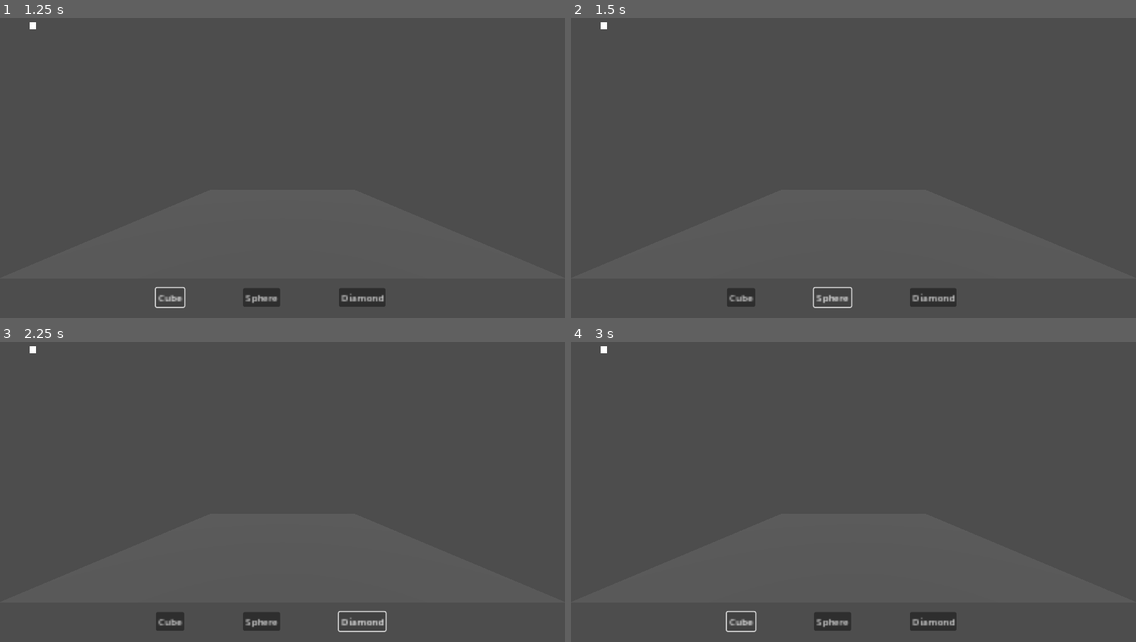
Above: before the commit, frames 1-4 (two rows, left to right).
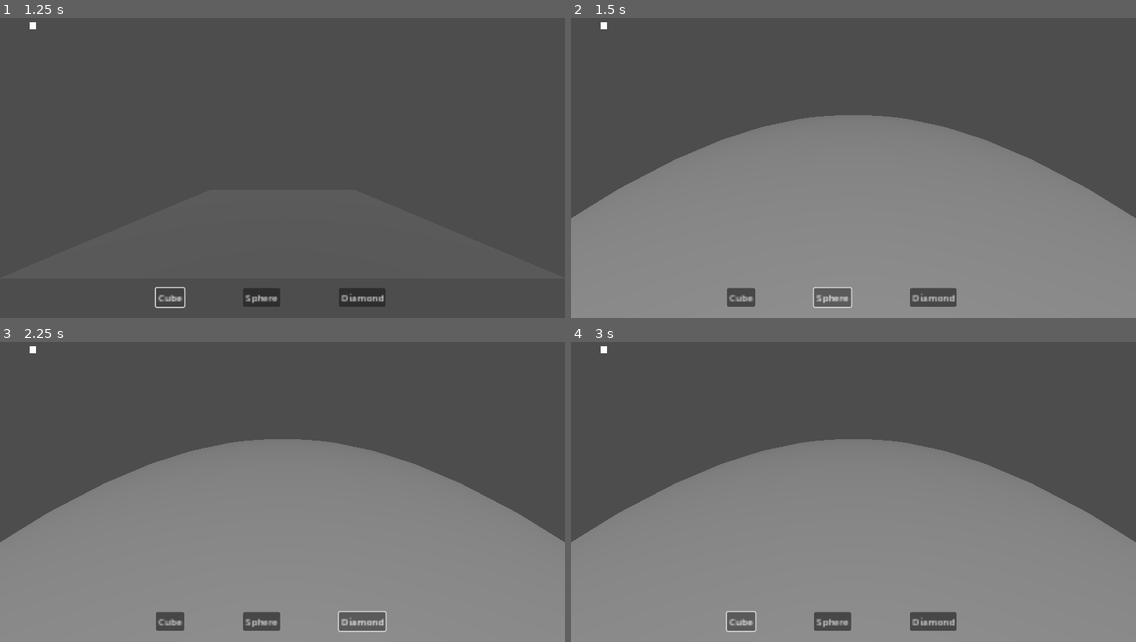
Above: after the commit, the same moments.

Repository: Vegito2367/HH25
Game: Godot game, scene res://Scenes/main.tscn
Same seed, same stepped clock (60 frames per second), same inputs: the game is played once before the commit and once after it. The project has no main scene, so this scene is started directly.
Inputs:
- Up to frame 1 (1.25 s): click "Cube" at 0.5 s
- Up to frame 2 (1.5 s): click "Sphere" at 1.25 s
- Up to frame 3 (2.25 s): click "Diamond" at 2 s
- Up to frame 4 (3 s): click "Cube" at 2.75 s

Frame 1 is identical in both runs. In frame 2, 55% of the frame differs, in the area x 0-100%, y 32-100%; in frame 3, 55%; in frame 4, 55%.

Commit message:
Saving Prog

Diff:
--- a/godothh25/hh25/Scenes/main.tscn
+++ b/godothh25/hh25/Scenes/main.tscn
@@ -6,7 +6,7 @@
 
 [sub_resource type="PlaneMesh" id="PlaneMesh_3a071"]
 
-[node name="Node3D" type="Node3D"]
+[node name="Scene" type="Node3D"]
 script = ExtResource("1_nt2sx")
 zDistance = 5.0
 
@@ -71,3 +71,9 @@
 [node name="MeshInstance3D" type="MeshInstance3D" parent="."]
 transform = Transform3D(1, 0, 0, 0, 1, 0, 0, 0, 1, 0, 0, -1.2781)
 mesh = SubResource("PlaneMesh_3a071")
+
+[node name="Parent" type="Node3D" parent="."]
+
+[connection signal="button_down" from="CanvasLayer/MarginContainer/HBoxContainer/Cube" to="." method="_on_cube_button_down"]
+[connection signal="button_down" from="CanvasLayer/MarginContainer/HBoxContainer/Sphere" to="." method="_on_sphere_button_down"]
+[connection signal="button_down" from="CanvasLayer/MarginContainer/HBoxContainer/Diamond" to="." method="_on_diamond_button_down"]
--- a/godothh25/hh25/Scripts/screen_controller.gd
+++ b/godothh25/hh25/Scripts/screen_controller.gd
@@ -12,7 +12,7 @@
 const CubeScene = preload("res://Scenes/cube.tscn")
 
 @onready var cursor: TextureRect = $CanvasLayer/Cursor
-
+@onready var baseParent:Node3D = $Parent
 # Get a reference to the active camera.
 @onready var camera: Camera3D = get_viewport().get_camera_3d()
 var targetPosition: Vector3
@@ -70,7 +70,7 @@
 			killProgram()
 
 	camera.global_position = camera.global_position.lerp(targetPosition, lerpCoeff * _delta)
-	camera.global_transform.basis = camera.global_transform.basis.slerp(targetBasis, slerpCoeff * _delta)
+	baseParent.global_transform.basis = baseParent.global_transform.basis.slerp(targetBasis, slerpCoeff * _delta)
 
 
 # This function parses the incoming message and calls the appropriate 3D action
@@ -97,7 +97,9 @@
 				currentShape = SphereScene.instantiate()
 			if(shape=="cube"):
 				currentShape = CubeScene.instantiate()
-			add_child(currentShape)
+			baseParent.add_child(currentShape)
+			if !(previousCommand == "insert" && currentShape.position == Vector3(0,0,10)):
+				return
 			currentShape.position = Vector3(0,0,10)
 			previousCommand = command
 			 #Dummy Position behind camera
@@ -123,6 +125,7 @@
 			cursor.position = screen_coords
 			if(currentShape!=null):
 				if(previousCommand=="insert"):
+					print("INSERT PART RAN")
 					currentShape.position = get_world_coords_on_camera_plane(screen_coords)
 				elif (previousCommand=="selectXY"):
 					pushObjectBack((sign(cursor.position.x - 50)*-1*zSpeed))
@@ -157,7 +160,7 @@
 		"stagerotate":
 			var rx: float = float(parsed_json.get("x",0.0)) * PI/180
 			var ry: float = float(parsed_json.get("y",0.0)) * PI/180
-			var current_roll = camera.global_transform.basis.get_euler()
+			var current_roll = baseParent.global_transform.basis.get_euler()
 			var target_euler = Vector3(current_roll.x+rx, current_roll.y + ry, current_roll.z)
 			targetBasis = Basis.from_euler(target_euler)
 		_:
Not shown, changed: testvision.py
